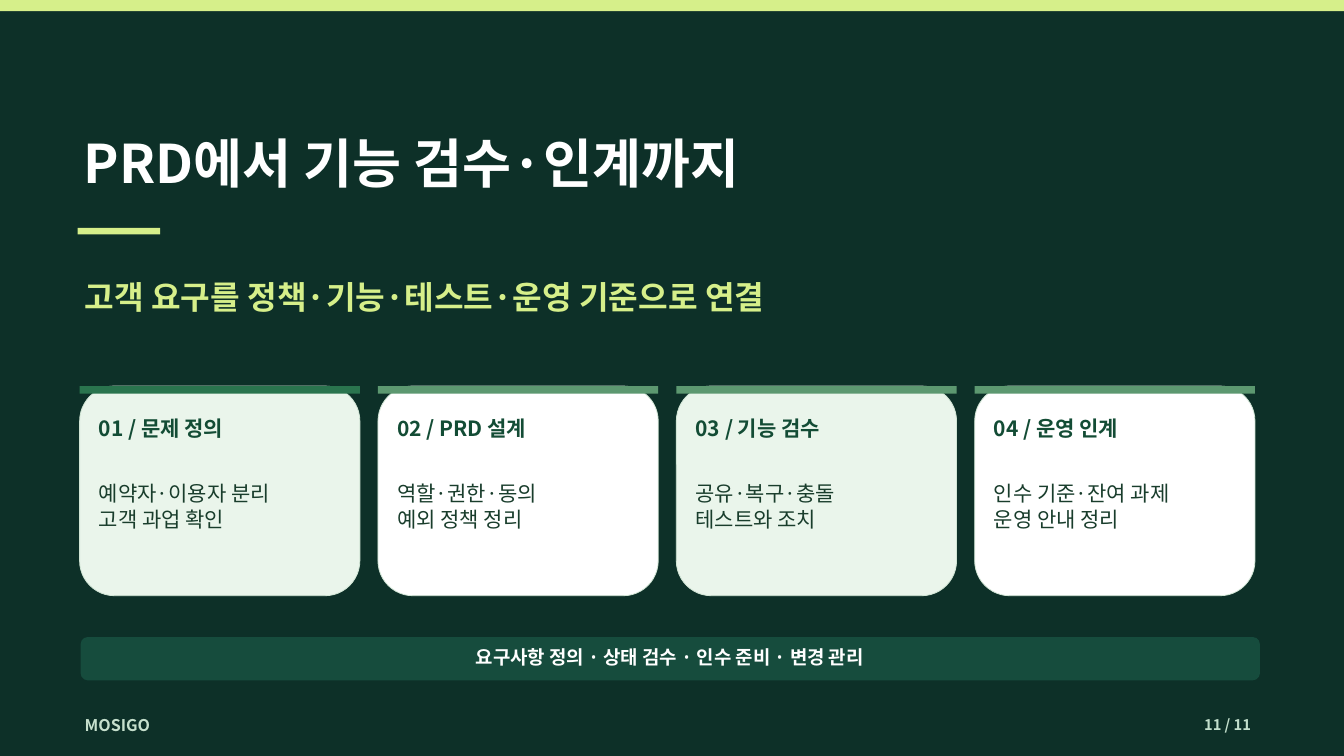
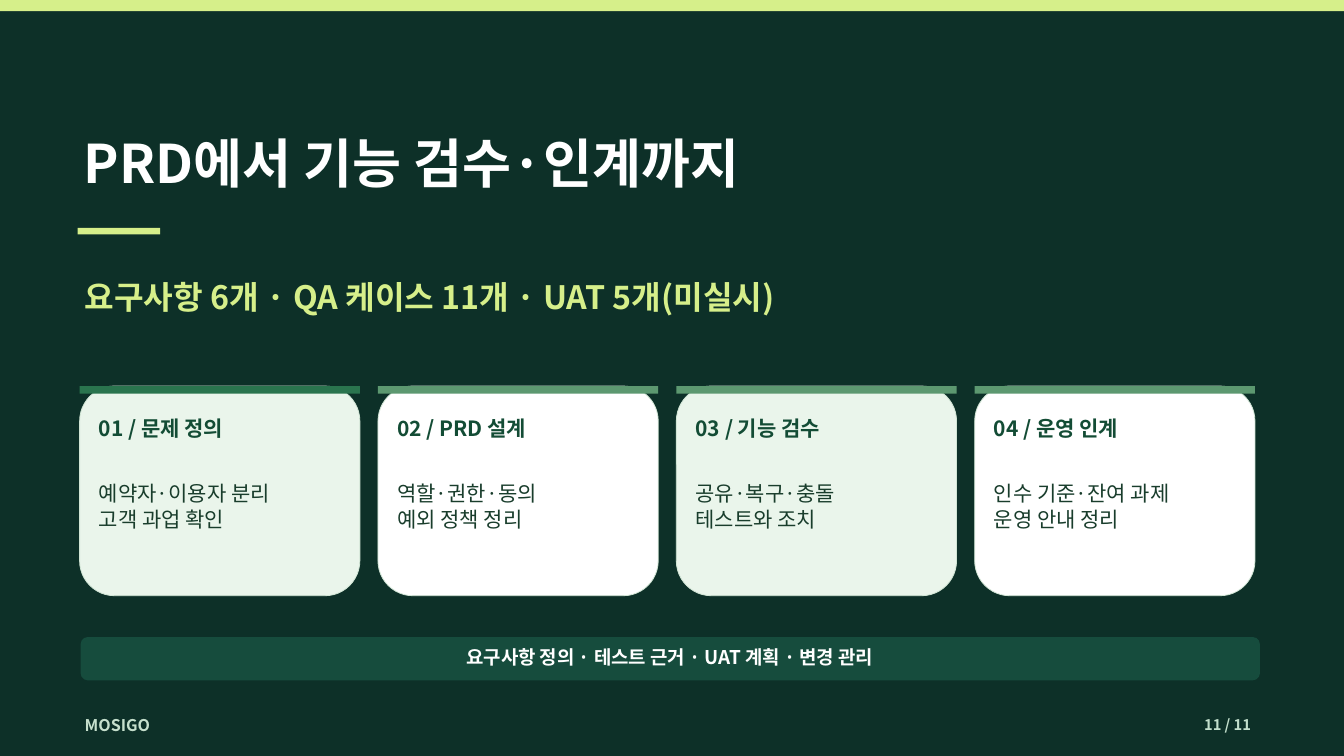
Before and after one commit to dohyunkimmm/mosigo-case-study, a slide deck: slide 11 of downloads/mosigo_report.pptx. Drawn at 1344x756 pixels with LibreOffice and Linux fonts; fonts in the diff are those of the drawing. Boxes give left, top, right and bottom in pixels: in the first picture for what was removed or moved away, otherwise in the second. Text is boxed around its words. In the diff, an @@ line names an element or a change of style, - is before the commit and + after.

```diff
--- a/downloads/mosigo_report.pptx
+++ b/downloads/mosigo_report.pptx
@@ text at [85,282,775,316]: text changed @@
-고객 요구를 정책·기능·테스트·운영 기준으로 연결
+요구사항 6개 · QA 케이스 11개 · UAT 5개(미실시)
@@ text at [466,648,873,666]: text changed @@
-요구사항 정의 · 상태 검수 · 인수 준비 · 변경 관리
+요구사항 정의 · 테스트 근거 · UAT 계획 · 변경 관리
```
Also in this commit, not shown: 2 other slides changed, 7 other files.
